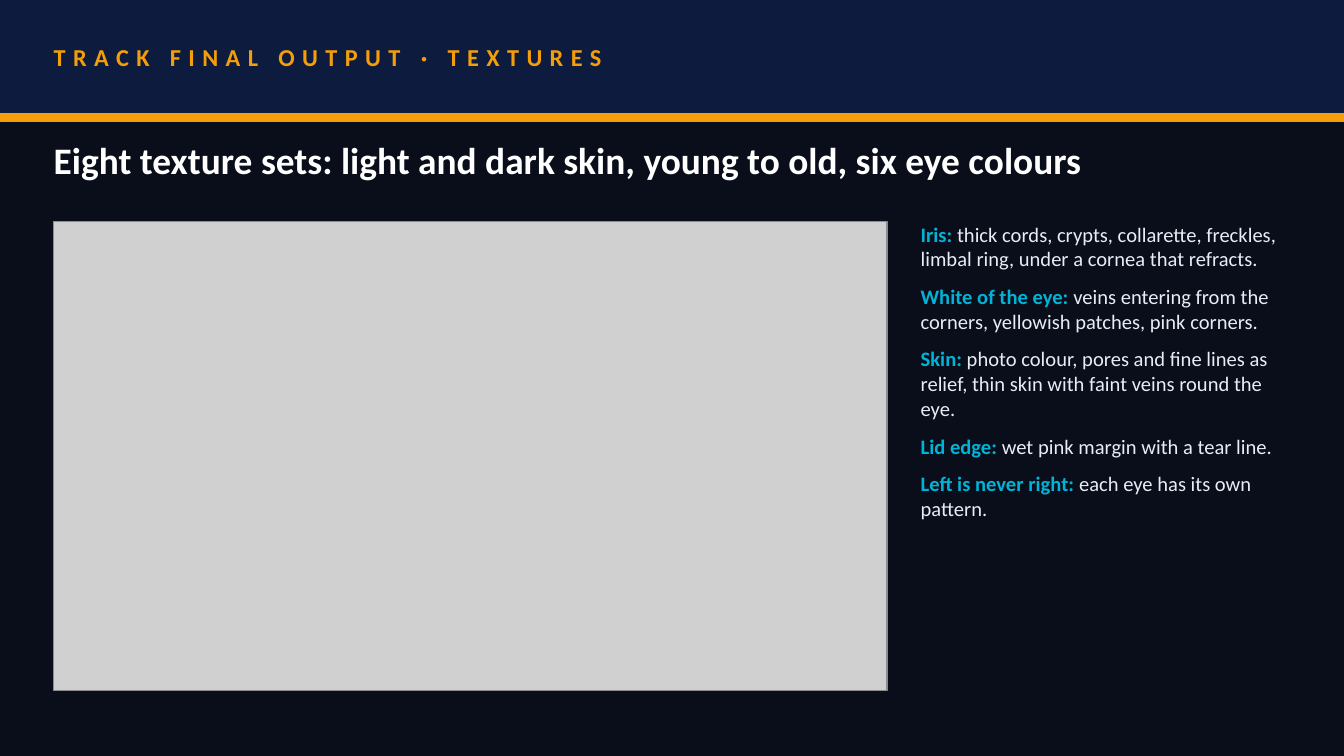
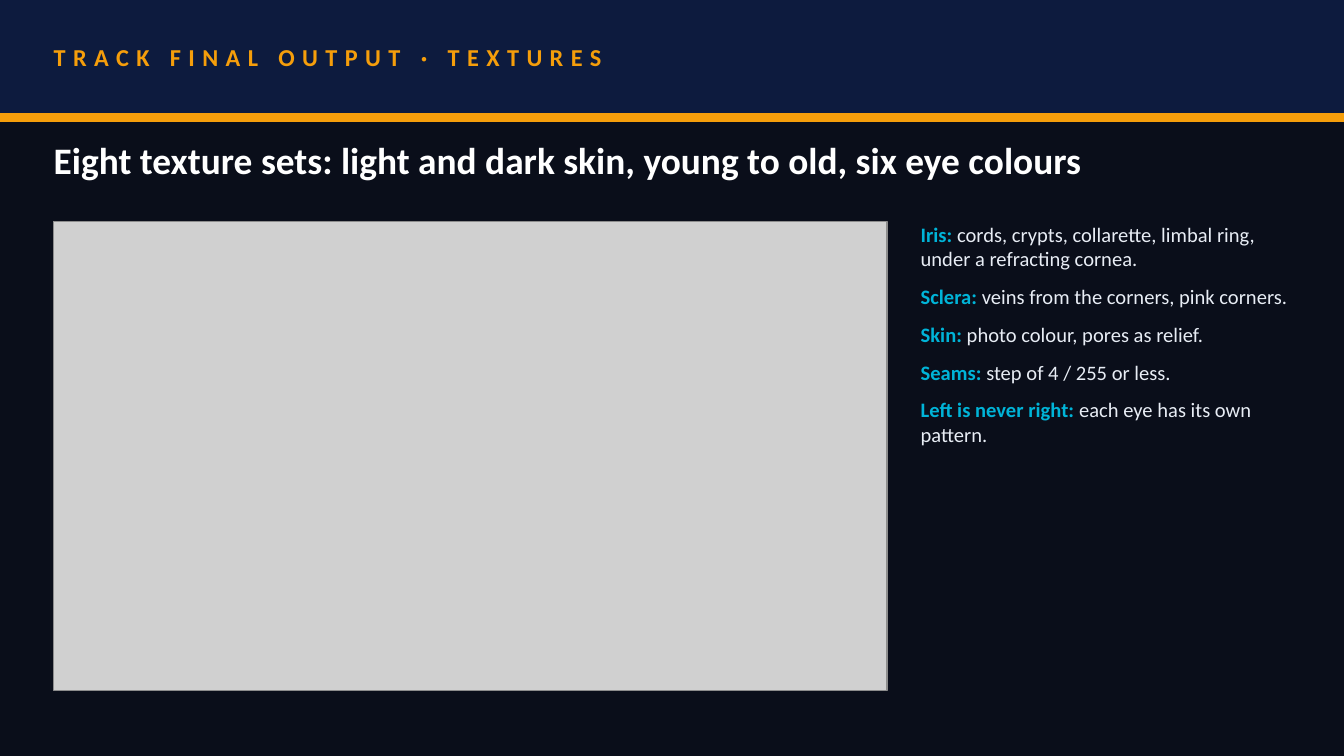
Before and after one commit to akshat333-debug/TrueGaze, a slide deck: slide 6 of VITVellore_ZeroDrift.pptx. Drawn at 1344x756 pixels with LibreOffice and Linux fonts; fonts in the diff are those of the drawing; grey boxes stand for pictures. Boxes give left, top, right and bottom in pixels: in the first picture for what was removed or moved away, otherwise in the second. Text is boxed around its words. In the diff, an @@ line names an element or a change of style, - is before the commit and + after.

```diff
--- a/VITVellore_ZeroDrift.pptx
+++ b/VITVellore_ZeroDrift.pptx
@@ text at [921,227,1287,384]: text changed @@
-Iris: thick cords, crypts, collarette, freckles, limbal ring, under a cornea that refracts.
-White of the eye: veins entering from the corners, yellowish patches, pink corners.
-Skin: photo colour, pores and fine lines as relief, thin skin with faint veins round the eye.
-Lid edge: wet pink margin with a tear line.
+Iris: cords, crypts, collarette, limbal ring, under a refracting cornea.
+Sclera: veins from the corners, pink corners.
+Skin: photo colour, pores as relief.
+Seams: step of 4 / 255 or less.
```
Also in this commit, not shown: 6 other slides changed, 31 other files.
